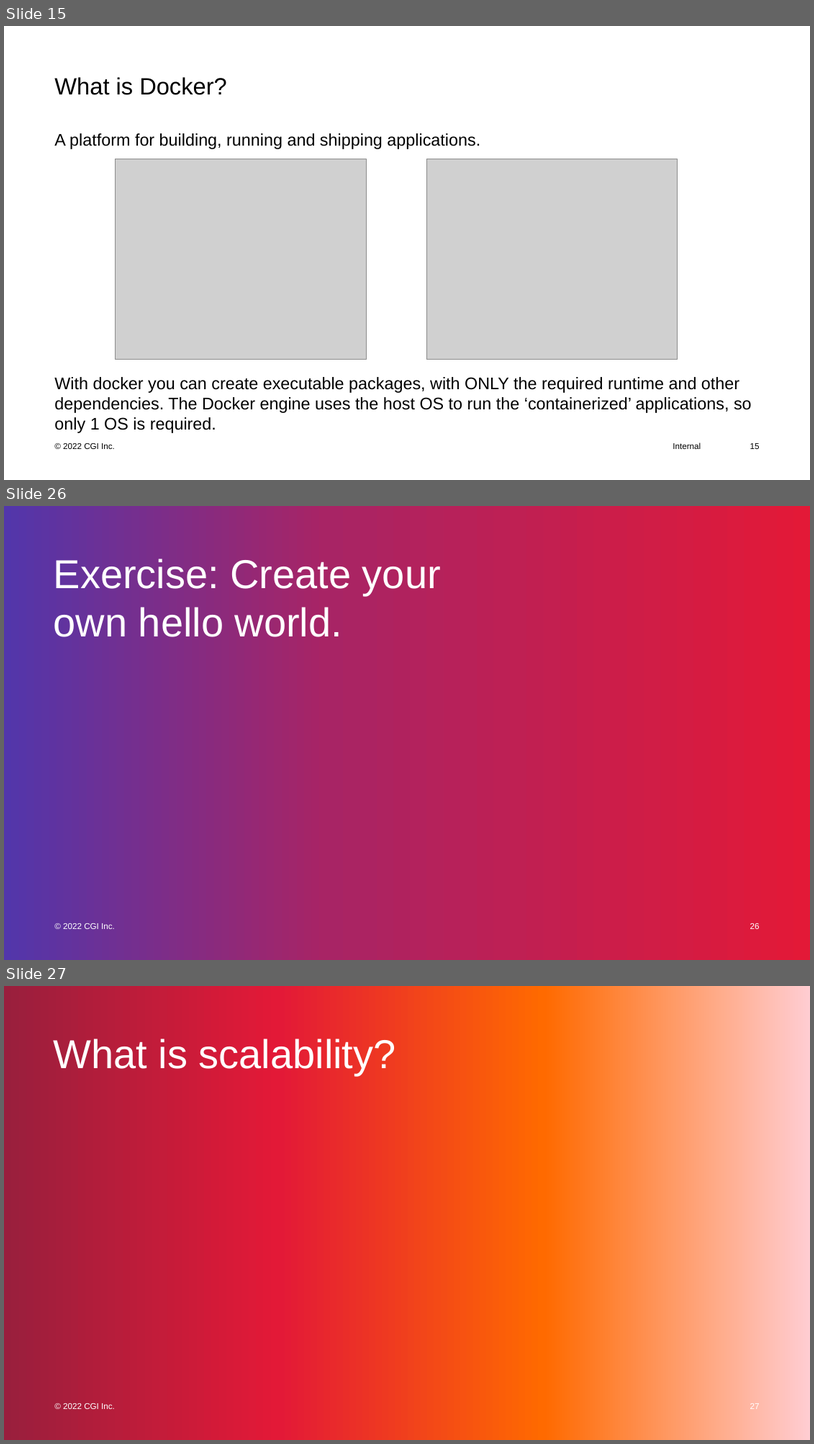
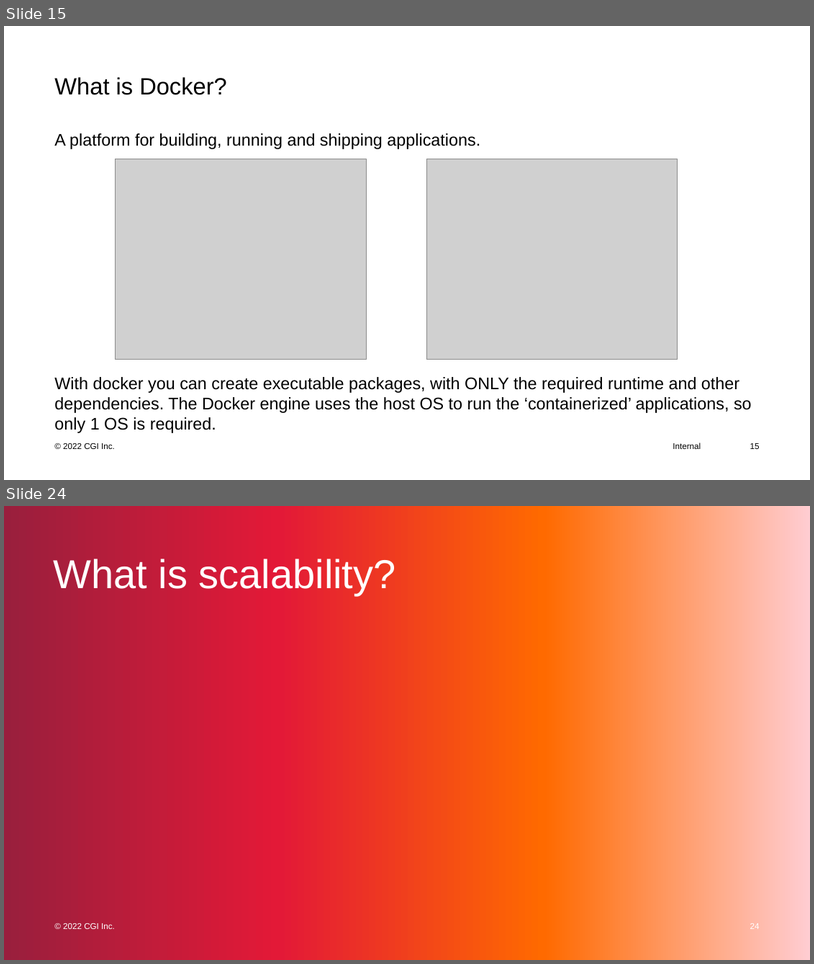
Before and after one commit to favna/docker-workshop, a slide deck: containerization.pptx. Shown one above the other, each under a label of ours: slides 15, 26 and 27 before the commit, slides 15 and 24 after it; the slides between them are not shown. The pictures are 814x1444 and 814x964 pixels, drawn with LibreOffice and Linux fonts; fonts in the diff are those of the drawing; grey boxes stand for pictures. Boxes give left, top, right and bottom in pixels: in the first picture for what was removed or moved away, otherwise in the second. Text is boxed around its words. In the diff, an @@ line names an element or a change of style, - is before the commit and + after.

```diff
--- a/containerization.pptx
+++ b/containerization.pptx
@@ slide 26 removed at <box>4,506,810,960</box>, background #FFFFFF; not listed: 2 template elements that a slide beside it also shows @@
@@ rectangle removed at <box>4,506,810,960</box> @@
@@ title removed at <box>54,559,441,637</box> @@
-Exercise: Create your own hello world.
@@ page number removed at <box>751,923,760,929</box> @@
-26
@@ what was slide 27 is now slide 24 @@
@@ page number at <box>751,923,760,929</box>: text changed @@
-27
+24
```
Also in this commit, not shown: 14 slides changed, 2 other slides removed, 30 other files.
